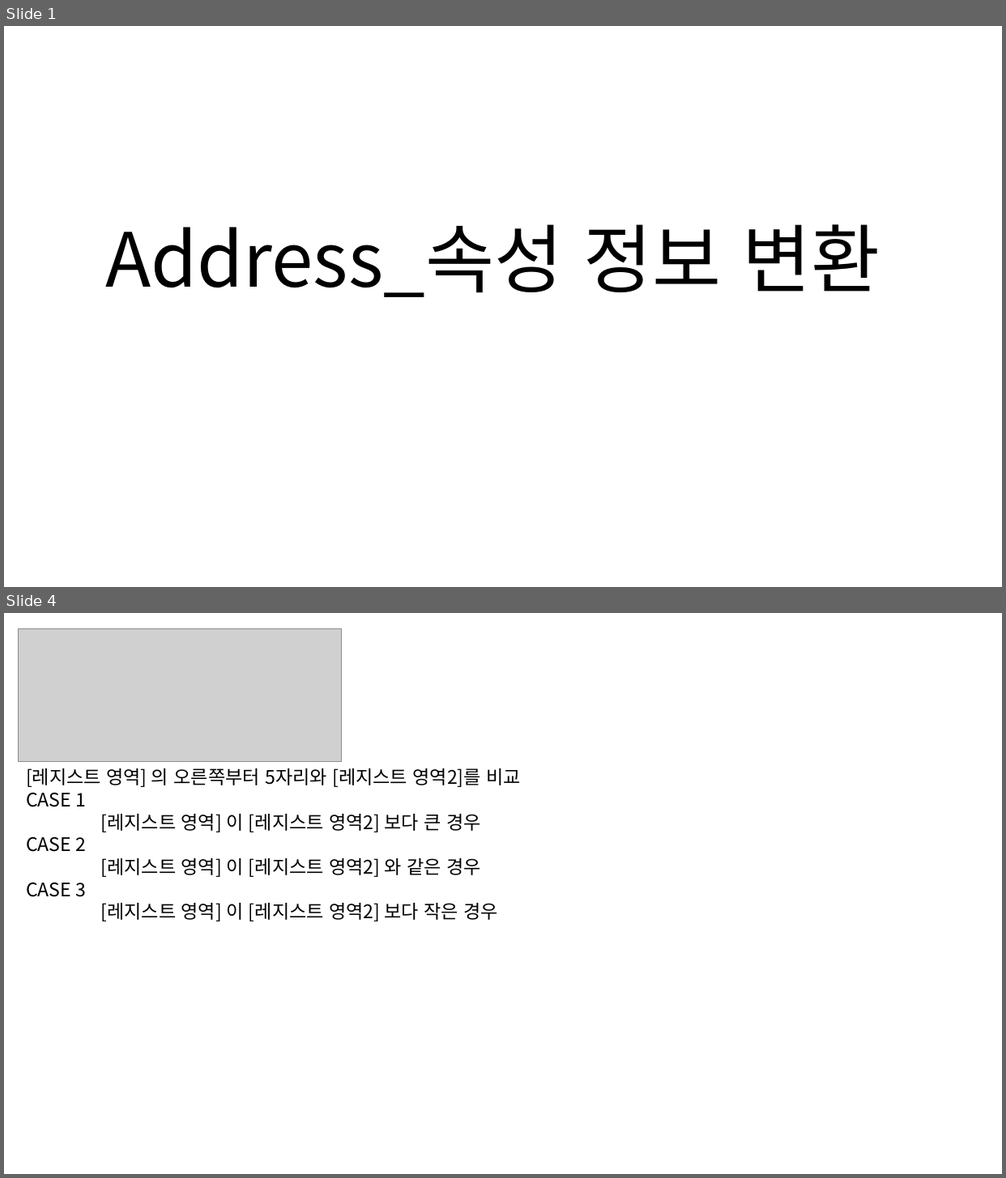
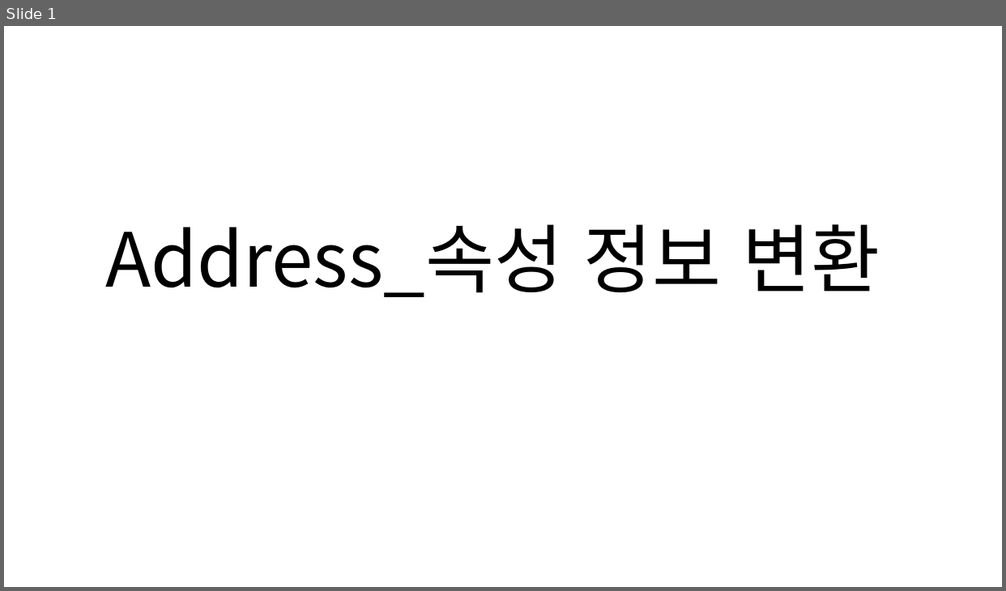
Before and after one commit to ktw09876/Python, a slide deck: Nori_tool_address/Nori_tool_flowchart/Addr_속성정보 변환.pptx. Shown one above the other, each under a label of ours: slides 1 and 4 before the commit, slide 1 after it; the slides between them are not shown. The pictures are 1006x1178 and 1006x591 pixels, drawn with LibreOffice and Linux fonts; fonts in the diff are those of the drawing; grey boxes stand for pictures. Boxes give left, top, right and bottom in pixels: in the first picture for what was removed or moved away, otherwise in the second. Text is boxed around its words. In the diff, an @@ line names an element or a change of style, - is before the commit and + after.

```diff
--- a/Nori_tool_address/Nori_tool_flowchart/Addr_속성정보 변환.pptx
+++ b/Nori_tool_address/Nori_tool_flowchart/Addr_속성정보 변환.pptx
@@ slide 4 removed at (4,613,1002,1174), background #FFFFFF @@
@@ picture removed at (19,628,341,762) @@
@@ text removed at (26,769,521,922) @@
-[레지스트 영역] 의 오른쪽부터 5자리와 [레지스트 영역2]를 비교
-CASE 1
-[레지스트 영역] 이 [레지스트 영역2] 보다 큰 경우
-CASE 2
-[레지스트 영역] 이 [레지스트 영역2] 와 같은 경우
-CASE 3
-[레지스트 영역] 이 [레지스트 영역2] 보다 작은 경우
```
Also in this commit, not shown: 1 slide changed, 1 slide added, 1 other slide removed.
